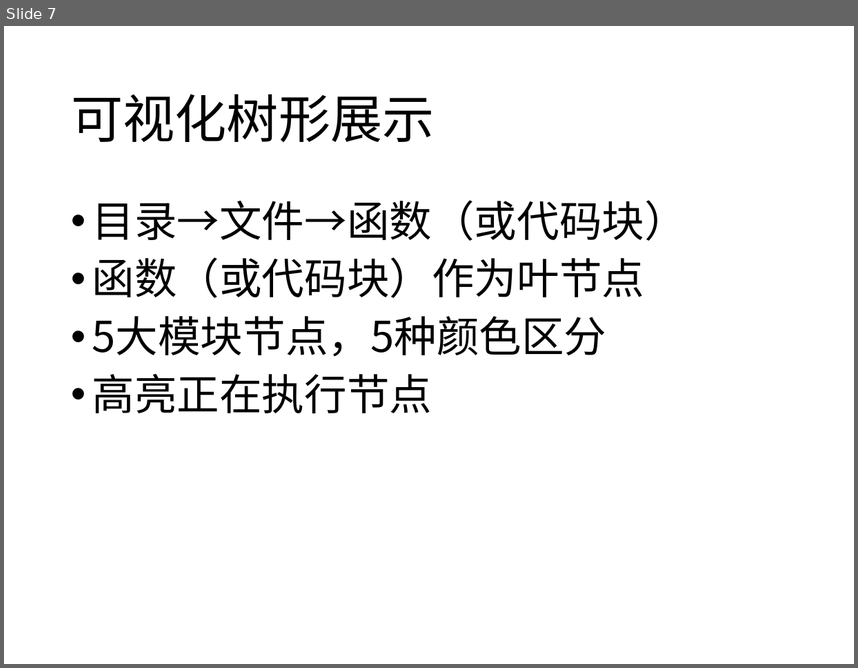
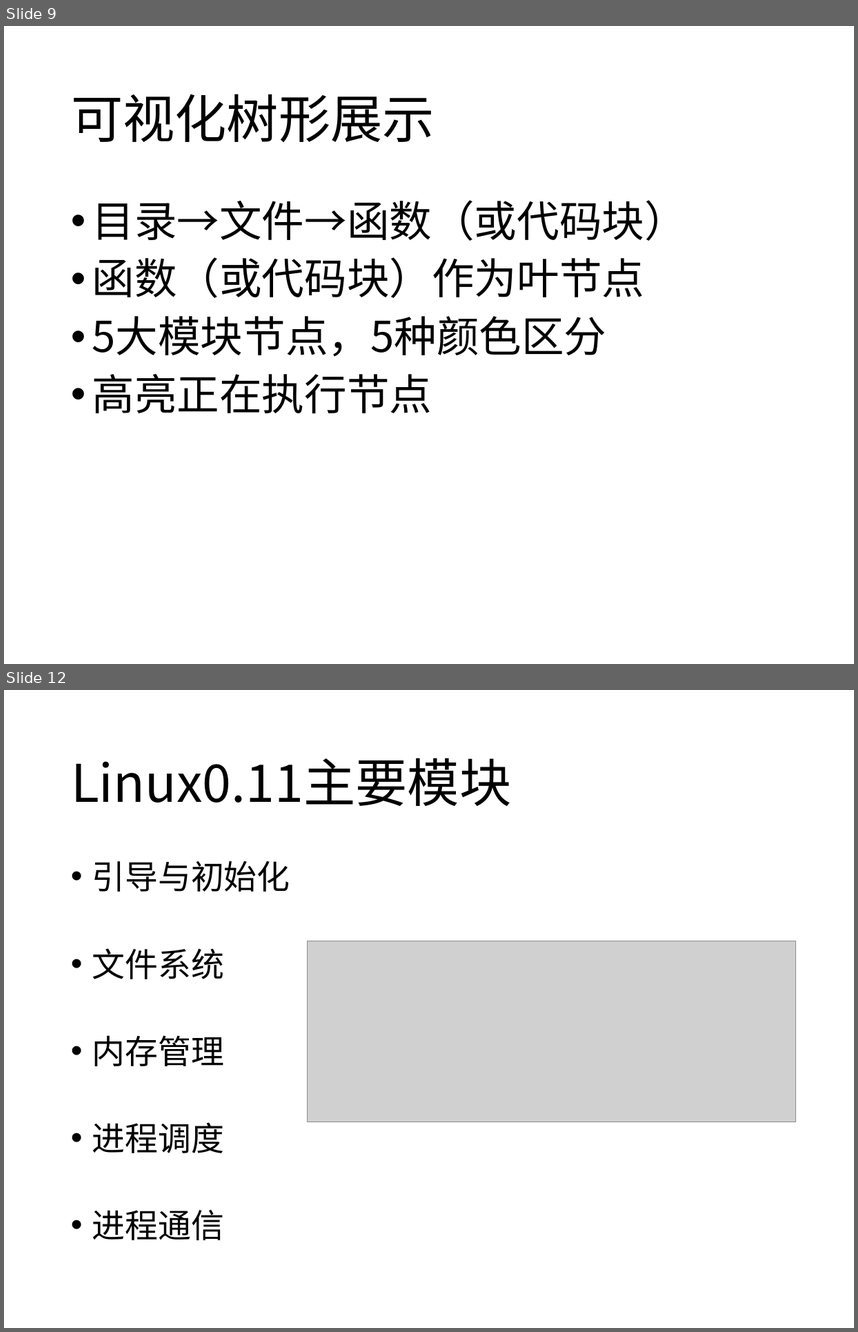
Before and after one commit to sfd158/oldlinux-homework, a slide deck: 宋振华第7周.ppt. Shown one above the other, each under a label of ours: slide 7 before the commit, slides 9 and 12 after it; the slides between them are not shown. The pictures are 858x668 and 858x1332 pixels, drawn with LibreOffice and Linux fonts; fonts in the diff are those of the drawing; grey boxes stand for pictures. Boxes give left, top, right and bottom in pixels: in the first picture for what was removed or moved away, otherwise in the second. Text is boxed around its words. In the diff, an @@ line names an element or a change of style, - is before the commit and + after.

```diff
--- a/宋振华第7周.ppt
+++ b/宋振华第7周.ppt
@@ slide 12 added at (4,690,854,1328), background #FFFFFF @@
@@ title added at (71,758,511,806), 44 pt, text #000000 @@
+Linux0.11主要模块
@@ text added at (92,860,290,1240), 28 pt, text #000000 @@
+• 引导与初始化
+• 文件系统
+• 内存管理
+• 进程调度
+• 进程通信
@@ picture added at (308,940,796,1122) @@
@@ what was slide 7 is now slide 9 @@
```
Also in this commit, not shown: 5 slides changed, 5 other slides added, 1 other file.
